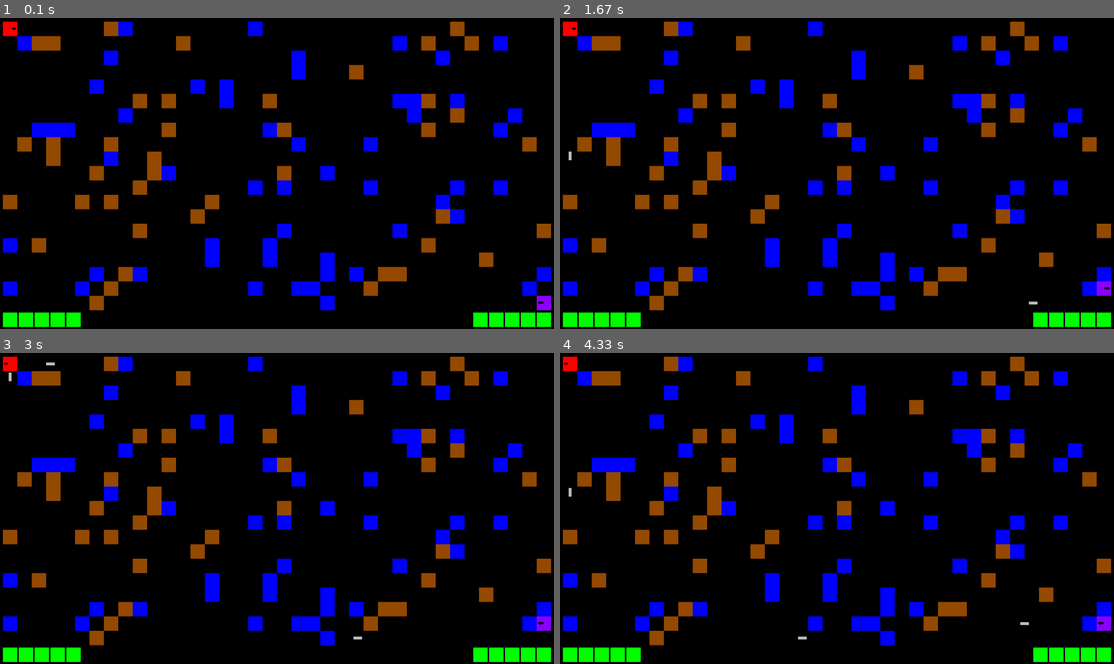
Above: before the commit, frames 1-4 (two rows, left to right).
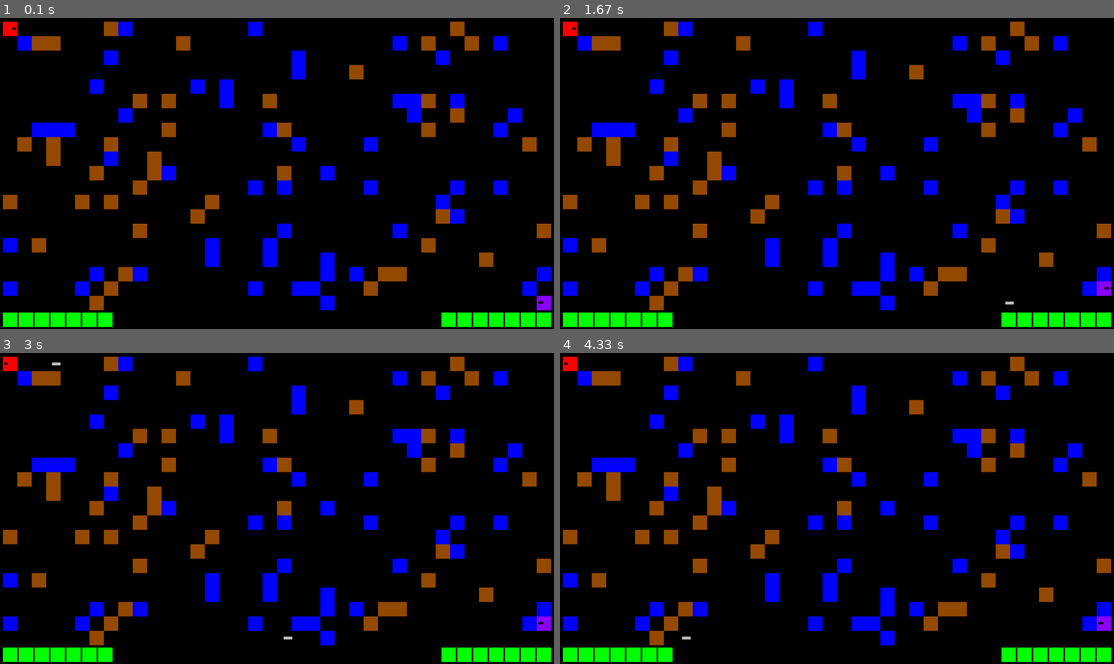
Above: after the commit, the same moments.

Repository: NeMolliriK/PyGame
Game: pygame game, started from main.py
The game is run twice, just before and just after one commit, with the same random seed, the same clock (stepped at 60 frames per second) and the same inputs.
Inputs:
- Up to frame 1 (0.1 s): no input
- Up to frame 2 (1.67 s): hold G 0.33-0.8 s; hold Right 0.33-0.8 s; hold Right 0.83-1.3 s; tap 1 at 0.98 s; hold T 1.33-1.63 s; hold Up 1.33-1.63 s
- Up to frame 3 (3 s): tap 3 at 2 s; hold Right 2.33-2.8 s; hold D 2.33-2.8 s; hold H from 2.83 s (still down); hold Left from 2.83 s (still down); hold A from 2.83 s (still down); tap G at 2.98 s
- Up to frame 4 (4.33 s): release H at 3.37 s; release Left at 3.37 s; release A at 3.37 s; hold 2 3.4-3.93 s; hold Left 3.4-3.93 s; hold A 3.4-3.93 s; tap 1 at 3.55 s

The runs differ from the first frame. In frame 1, 0.5% of the frame differs, in the area x 14-86%, y 94-100%; in frame 2, 0.6%; in frame 3, 0.6%, in the area x 1-86%, y 2-100%; in frame 4, 0.6%.

Commit message:
Редактирование скорости пули, времени перезарядки и количества жизней игрока

Diff:
--- a/main.py
+++ b/main.py
@@ -123,7 +123,7 @@
 
 
 class Sprite(pygame.sprite.Sprite):
-    def __init__(self, *group, x=0, y=0, file="texture.png"):
+    def __init__(self, *group, x=100, y=100, file="texture.png"):
         super().__init__(*group)
         self.image = pygame.image.load(f"data/{file}")
         self.rect = self.image.get_rect()
@@ -132,7 +132,7 @@
 
 
 class Player(Sprite):
-    def __init__(self, *group, x=0, y=0, file="texture.png", lives=5):
+    def __init__(self, *group, x=100, y=100, file="texture.png", lives=5):
         super().__init__(*group, x=x, y=y, file=file)
         self.direction = 1
         self.file = file
@@ -160,6 +160,18 @@
 
     def damage(self, d):
         self.lives -= d
+        if first_players.has(self):
+            try:
+                for i in range(d):
+                    first_hearts.sprites()[-1].kill()
+            except IndexError:
+                first_hearts.empty()
+        else:
+            try:
+                for i in range(d):
+                    second_hearts.sprites()[-1].kill()
+            except IndexError:
+                second_hearts.empty()
         if self.lives < 1:
             self.die()
 
@@ -178,24 +190,23 @@
 
 
 class Bullet(Sprite):
-    def __init__(self, *group, x=0, y=0, file="texture.png", direction=None, enemy=None, speed=5):
+    def __init__(self, *group, x=100, y=100, file="texture.png", direction=None, enemy=None, speed=5, damage=1,
+                 number=1):
         super().__init__(*group, x=x, y=y, file=file)
         self.direction = direction
         if direction == 0 or direction == 2:
             self.image = pygame.transform.rotate(self.image, 90)
         self.enemy = enemy
         self.speed = speed
+        self.damage = damage
+        self.number = number
 
     def update(self):
         if pygame.sprite.spritecollideany(self, walls):
             self.kill()
         elif pygame.sprite.spritecollideany(self, self.enemy):
-            pygame.sprite.spritecollideany(self, self.enemy).damage(1)
+            pygame.sprite.spritecollideany(self, self.enemy).damage(self.damage)
             self.kill()
-            if self.enemy == second_players and second_hearts.sprites():
-                second_hearts.sprites()[-1].kill()
-            elif self.enemy == first_players and first_hearts.sprites():
-                first_hearts.sprites()[-1].kill()
         # elif len(pygame.sprite.spritecollide(self, bullets, False)) > 1:
         #     pygame.sprite.spritecollide(self, bullets, True)
         else:
@@ -225,11 +236,23 @@
 WIDTH, HEIGHT = 38, 20
 board = Board(WIDTH, HEIGHT)
 running = True
-first_player = Player(first_players, x=board.left, y=board.top, file="first_player.png")
+fl = 7
+sl = 7
+first_player = Player(first_players, x=board.left, y=board.top, file="first_player.png", lives=fl)
 second_player = Player(second_players, x=1920 - 20 + board.left - board.cell_size,
-                       y=1080 - 30 + board.top - board.cell_size, file="second_player.png")
+                       y=1080 - 30 + board.top - board.cell_size, file="second_player.png", lives=sl)
 second_player.flip()
 background = pygame.image.load("data/background.png")
+first_reload = pygame.USEREVENT + 1
+second_reload = pygame.USEREVENT + 2
+r1 = 1
+r2 = 1
+tr1 = 500
+tr2 = 500
+fs = 7
+ss = 7
+fd = 2
+sd = 2
 while running:
     for event in pygame.event.get():
         if event.type == pygame.QUIT:
@@ -251,32 +274,54 @@
                 board.down2()
             if event.key == pygame.K_LEFT:
                 board.left2()
-            if first_player.a:
+            if first_player.a and r1:
                 if event.key == pygame.K_t:
                     Bullet(bullets, x=first_player.rect.x + 20, y=first_player.rect.y - 30, file="bullet.png",
-                           direction=0, enemy=second_players)
+                           direction=0, enemy=second_players, speed=fs, damage=fd)
+                    r1 = 0
+                    pygame.time.set_timer(first_reload, tr1)
                 if event.key == pygame.K_h:
                     Bullet(bullets, x=first_player.rect.x + 50, y=first_player.rect.y + 20, file="bullet.png",
-                           direction=1, enemy=second_players)
+                           direction=1, enemy=second_players, speed=fs, damage=fd)
+                    r1 = 0
+                    pygame.time.set_timer(first_reload, tr1)
                 if event.key == pygame.K_g:
                     Bullet(bullets, x=first_player.rect.x + 20, y=first_player.rect.y + 50, file="bullet.png",
-                           direction=2, enemy=second_players)
+                           direction=2, enemy=second_players, speed=fs, damage=fd)
+                    r1 = 0
+                    pygame.time.set_timer(first_reload, tr1)
                 if event.key == pygame.K_f:
                     Bullet(bullets, x=first_player.rect.x - 30, y=first_player.rect.y + 20, file="bullet.png",
-                           direction=3, enemy=second_players)
-            if second_player.a:
+                           direction=3, enemy=second_players, speed=fs, damage=fd)
+                    r1 = 0
+                    pygame.time.set_timer(first_reload, tr1)
+            if second_player.a and r2:
                 if event.key == pygame.K_KP5:
                     Bullet(bullets, x=second_player.rect.x + 20, y=second_player.rect.y - 30, file="bullet.png",
-                           direction=0, enemy=first_players)
+                           direction=0, enemy=first_players, speed=ss, damage=sd)
+                    r2 = 0
+                    pygame.time.set_timer(second_reload, tr2)
                 if event.key == pygame.K_KP3:
                     Bullet(bullets, x=second_player.rect.x + 50, y=second_player.rect.y + 20, file="bullet.png",
-                           direction=1, enemy=first_players)
+                           direction=1, enemy=first_players, speed=ss, damage=sd)
+                    r2 = 0
+                    pygame.time.set_timer(second_reload, tr2)
                 if event.key == pygame.K_KP2:
                     Bullet(bullets, x=second_player.rect.x + 20, y=second_player.rect.y + 50, file="bullet.png",
-                           direction=2, enemy=first_players)
+                           direction=2, enemy=first_players, speed=ss, damage=sd)
+                    r2 = 0
+                    pygame.time.set_timer(second_reload, tr2)
                 if event.key == pygame.K_KP1:
                     Bullet(bullets, x=second_player.rect.x - 30, y=second_player.rect.y + 20, file="bullet.png",
-                           direction=3, enemy=first_players)
+                           direction=3, enemy=first_players, speed=ss, damage=sd)
+                    r2 = 0
+                    pygame.time.set_timer(second_reload, tr2)
+        if event.type == first_reload:
+            r1 = 1
+            pygame.time.set_timer(first_reload, 0)
+        if event.type == second_reload:
+            r2 = 1
+            pygame.time.set_timer(second_reload, 0)
     screen.blit(background, (0, 0))
     board.render()
     first_players.draw(screen)
Binary file changed: data/texture.png
